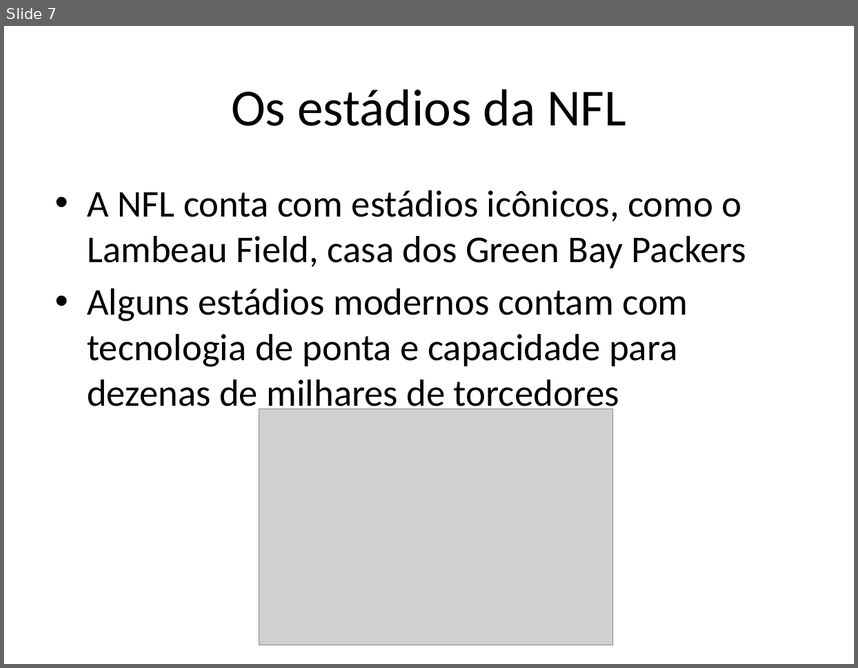
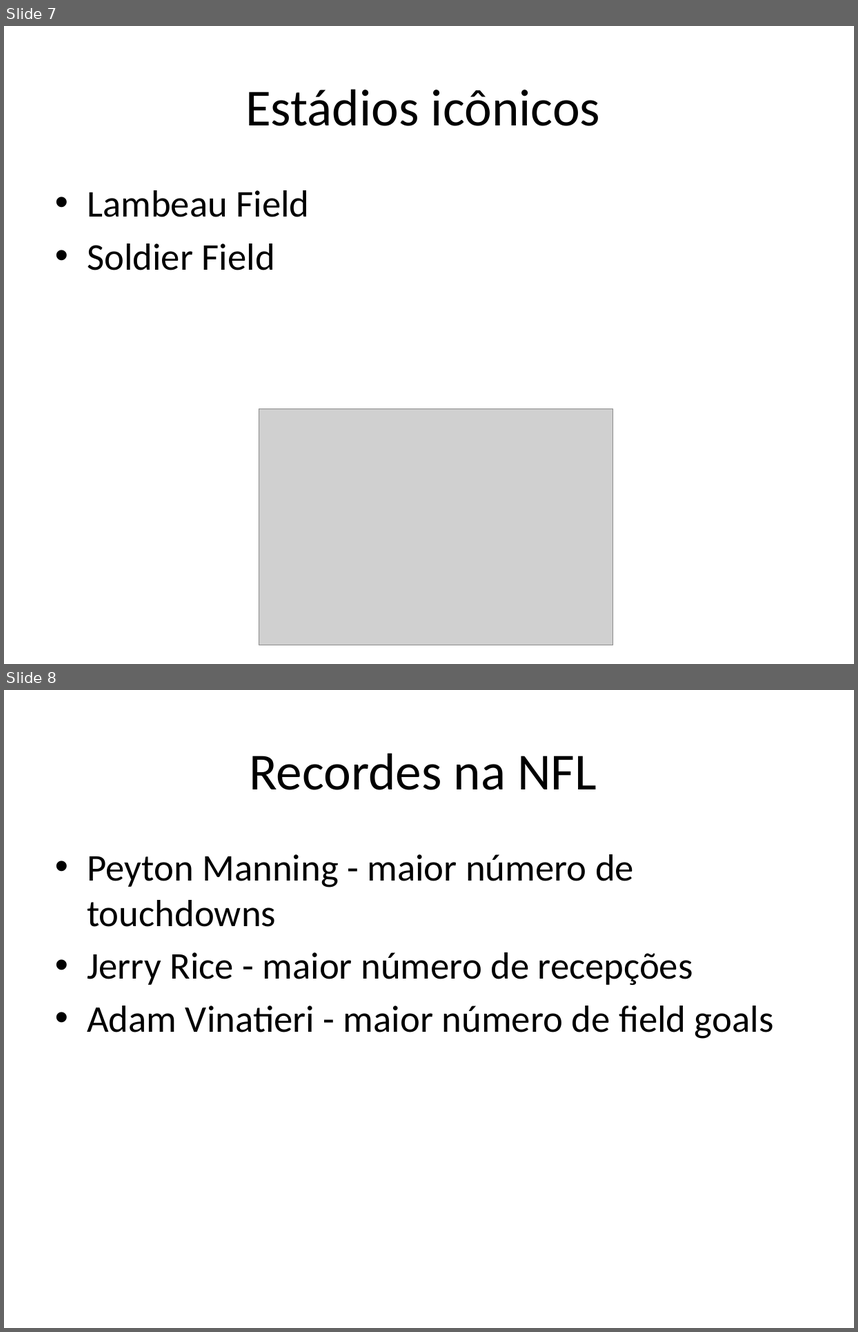
Before and after one commit to lcdlemos/EstagioNutes, a slide deck: IA/auto_apresentacao_IA.pptx. Shown one above the other, each under a label of ours: slide 7 before the commit, slides 7 and 8 after it. The pictures are 858x668 and 858x1332 pixels, drawn with LibreOffice and Linux fonts; fonts in the diff are those of the drawing; grey boxes stand for pictures. Boxes give left, top, right and bottom in pixels: in the first picture for what was removed or moved away, otherwise in the second. Text is boxed around its words. In the diff, an @@ line names an element or a change of style, - is before the commit and + after.

```diff
--- a/IA/auto_apresentacao_IA.pptx
+++ b/IA/auto_apresentacao_IA.pptx
@@ slide 8 added at (4,690,854,1328), background #FFFFFF @@
@@ title added at (249,753,597,790), 44 pt, text #000000 @@
+Recordes na NFL
@@ text added at (87,854,774,1038), 32 pt, text #000000 @@
+• Peyton Manning - maior número de touchdowns
+• Jerry Rice - maior número de recepções
+• Adam Vinatieri - maior número de field goals
@@ slide 7 changed as well @@
@@ title at (245,89,600,126): text changed @@
-Os estádios da NFL
+Estádios icônicos
@@ text at (87,190,309,270): text changed @@
-• A NFL conta com estádios icônicos, como o Lambeau Field, casa dos Green Bay Packers
-• Alguns estádios modernos contam com tecnologia de ponta e capacidade para dezenas de milhares de torcedores
+• Lambeau Field
+• Soldier Field
```
Also in this commit, not shown: 8 other slides changed, 8 other slides added, 5 slides removed, 7 other files.
